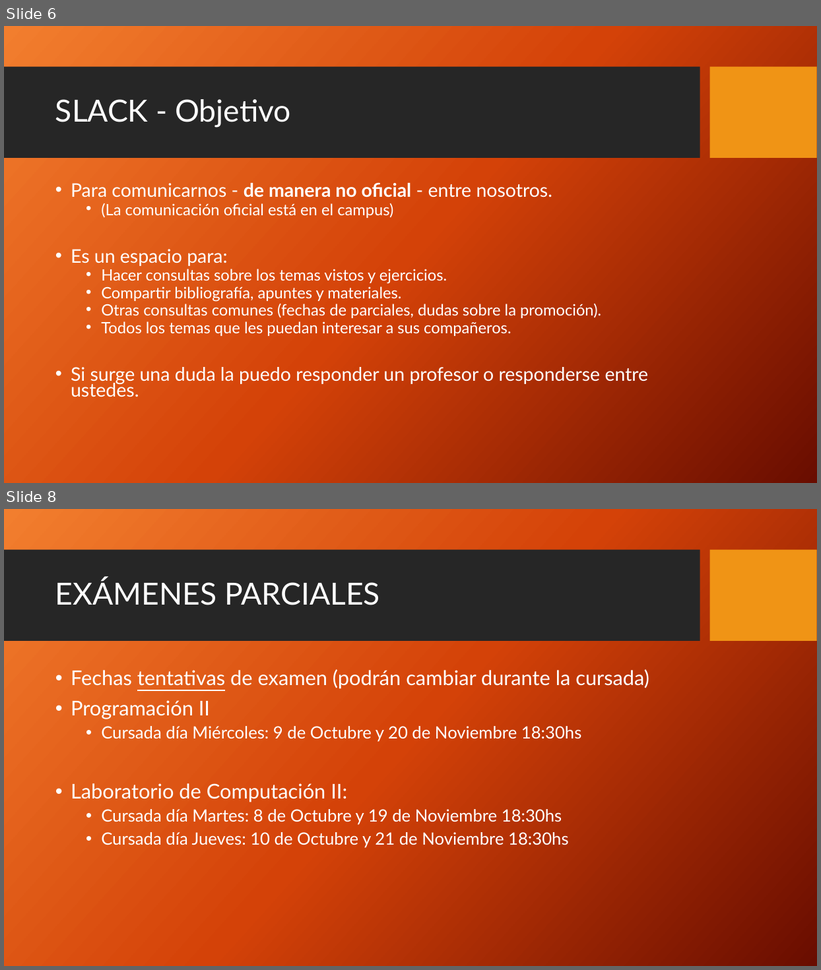
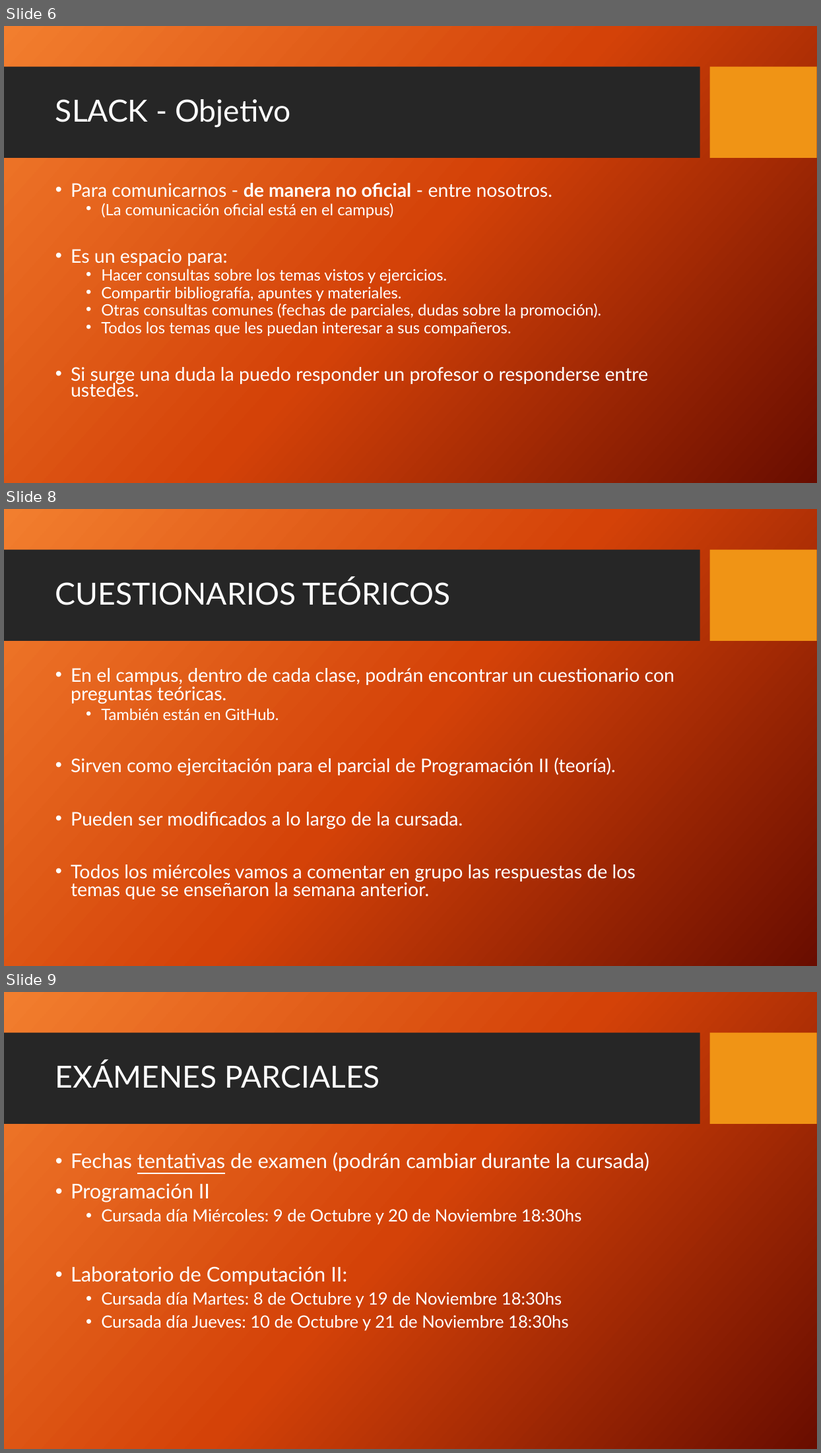
Before and after one commit to FedeDavila1984/utn_prog_y_lab_II, a slide deck: PPTs/Programacion y Laboratorio II-201908.pptx. Shown one above the other, each under a label of ours: slides 6 and 8 before the commit, slides 6, 8 and 9 after it; the slides between them are not shown. The pictures are 821x970 and 821x1453 pixels, drawn with LibreOffice and Linux fonts; fonts in the diff are those of the drawing; background and template pictures are left out. Boxes give left, top, right and bottom in pixels: in the first picture for what was removed or moved away, otherwise in the second. Text is boxed around its words. In the diff, an @@ line names an element or a change of style, - is before the commit and + after.

```diff
--- a/PPTs/Programacion y Laboratorio II-201908.pptx
+++ b/PPTs/Programacion y Laboratorio II-201908.pptx
@@ slide 8 added at [4, 509, 817, 966], background picture (left out); not listed: 2 template elements that a slide beside it also shows @@
@@ title added at [55, 578, 450, 605], 36 pt, text #FFFFFF @@
+CUESTIONARIOS TEÓRICOS
@@ text added at [71, 668, 675, 900], 22.2 pt, text #FFFFFF @@
+• En el campus, dentro de cada clase, podrán encontrar un cuestionario con preguntas teóricas.
+  • También están en GitHub.
+• Sirven como ejercitación para el parcial de Programación II (teoría).
+• Pueden ser modificados a lo largo de la cursada.
+• Todos los miércoles vamos a comentar en grupo las respuestas de los temas que se enseñaron la semana anterior.
@@ what was slide 8 is now slide 9 @@
```
Also in this commit, not shown: 1 slide changed.
